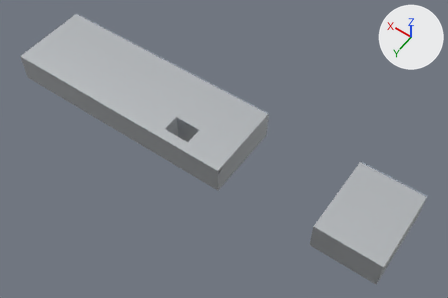
The glTF model otonom/hat3d/v3/modul_U.glb, before and after one commit.
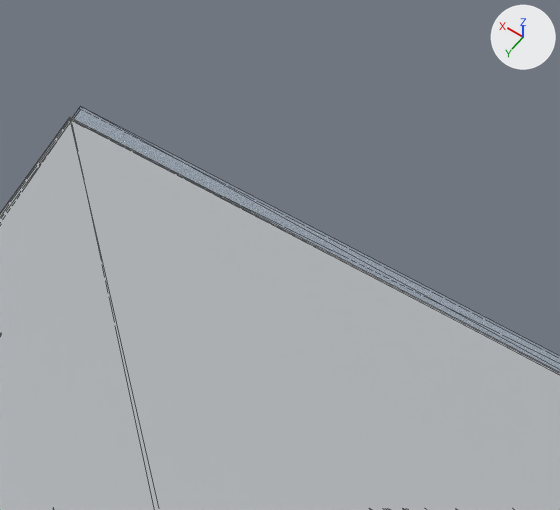
The first picture shows the older version from a camera (50 mm lens) standing at (0.4, 3.66, 7.05) and looking at (2.74, 0.39, 1.91). The close-ups show the older and then the newer version on the part from 79% to 91% of the width and 51% to 68% of the height of that picture. Only the edits that show in the close-ups are written down. The lights are fixed; the arrows at upper right show +X, +Y and +Z. The close-ups show mesh edges as thin lines.

Objects in the first close-up: 'U_A_GOVDE__on_seffaf__KAPAK_U_A_TEK', 'U_A_GOVDE__sac'.
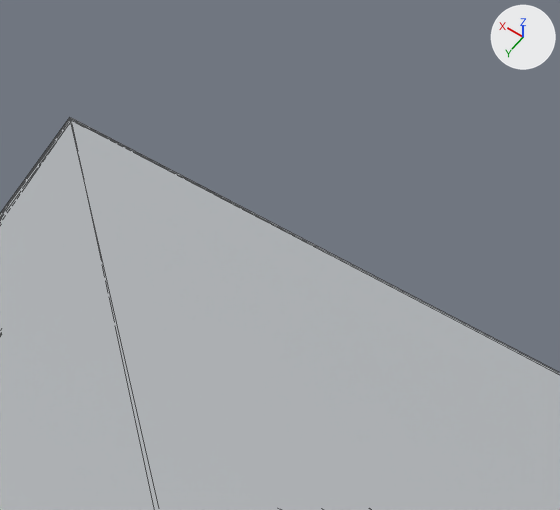
Where the change shows, as pixel boxes [x1, y1, x2, y2] in the close-ups (560 x 510 px):
'U_A_GOVDE__on_seffaf__KAPAK_U_A_TEK', deleted (mostly hidden)
    before: [72, 106, 560, 373]

What the commit changed:
Object 'U_A_GOVDE__on_seffaf__KAPAK_U_A_TEK' (ob_u_a_govde__on_seffaf__kapak_u_a_tek) is deleted.
